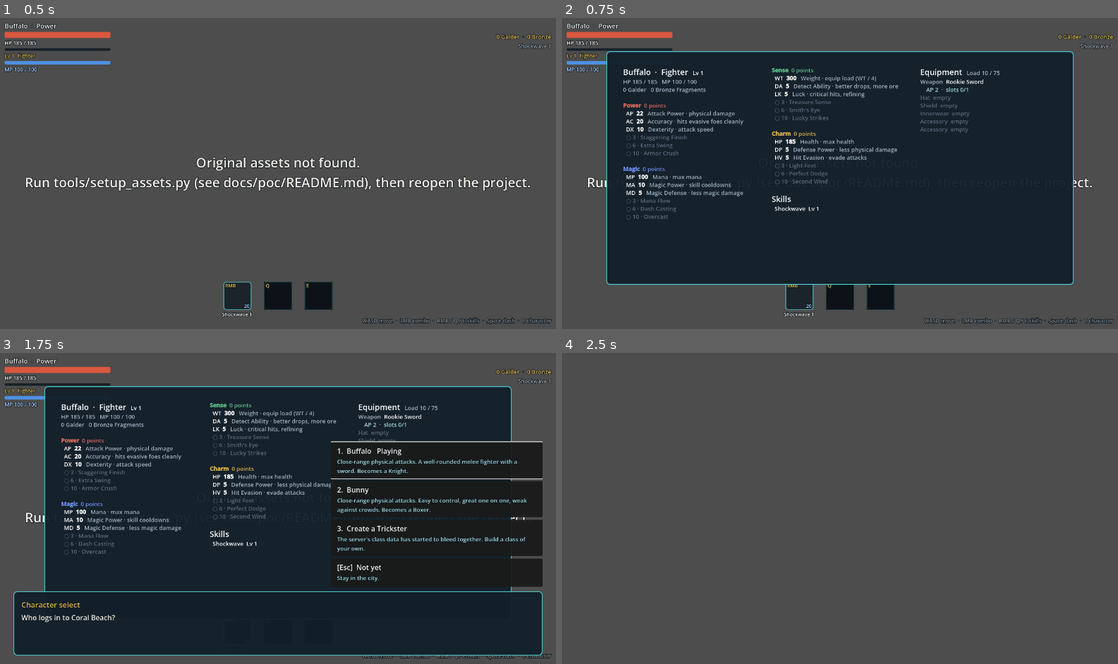
Above: before the commit, frames 1-4 (two rows, left to right).
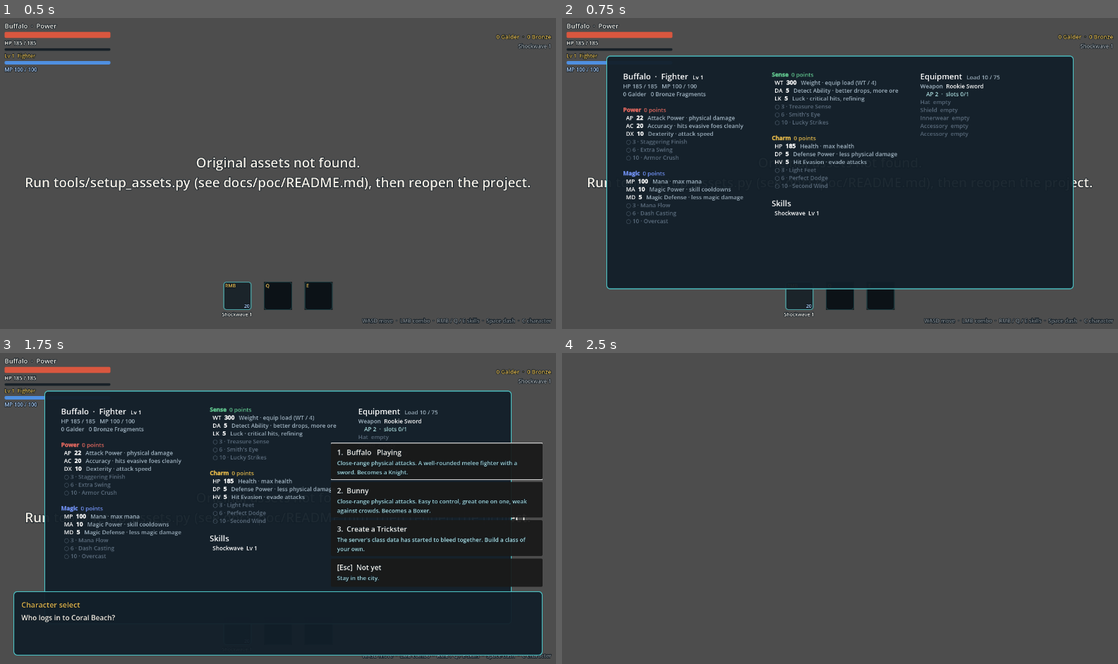
Above: after the commit, the same moments.

Repository: khaledchoucri/tricksterGodot
Game: Godot game, scene res://tests/ui_audit.tscn
The game is run twice, just before and just after one commit, with the same random seed, the same clock (stepped at 60 frames per second) and the same inputs. This scene is started directly instead of the project's main scene.
Inputs (mouse positions are in pixels of both pictures, inside the frame that each line leads up to):
- Up to frame 1 (0.5 s): no input
- Up to frame 2 (0.75 s): tap Enter (ui_accept) at 0.5 s; move the mouse to (962, 157) at 0.52 s; hold D (move_right) from 0.53 s (still down); hold C (character) from 0.53 s (still down); click (962, 157) at 0.67 s
- Up to frame 3 (1.75 s): tap Enter (ui_accept) at 0.77, 1.25 s; release D (move_right) at 1.25 s; release C (character) at 1.25 s; drag from (166, 524) to (250, 570) at 1.27 s
- Up to frame 4 (2.5 s): move the mouse to (895, 436) at 2.02 s; hold D (move_right) from 2.03 s (still down); hold C (character) from 2.03 s (still down)

Frame 1 is identical in both runs. In frame 2, 9.3% of the frame differs, in the area x 7-93%, y 10-88%; in frame 3, 9.4%, in the area x 7-98%, y 10-67%; in frame 4, nothing differs.
Error in both runs: Cannot call method 'set_physics_process' on a null value. (res://scripts/hub.gd:185)

Commit message:
Fix tall pick rows, double room clears, results over open picks
- Pick and menu rows are sized from their fonts at a fixed width when
  created. They used to grow to whatever the layout measured a frame later;
  one measurement before the labels had their width left rows hundreds of
  pixels tall (seen in the editor's embedded game view).
- Several deaths at once (a boss taking its summons) each advanced the
  wave, so a room could clear twice: the run's win ran twice and the results
  screen opened over the legendary drop's pick. One advance per wave now,
  and _win runs once. In normal rooms this could also skip a wave.
- Results panel is opaque and closes any open pick.
- Character sheet and system log fit narrow, unscaled windows.
- UI audit takes size=WxH and noscale (no stretch, like the embedded game
  view), checks rows fit their text, and skips deliberately trimmed labels.
  Clean at 1280x720, 839x780, 1920x1080, 1024x600 and 839x863 unscaled.

Co-Authored-By: Claude Opus 5.5 <noreply@anthropic.com>

Diff:
--- a/scenes/boss_mole.tscn
+++ b/scenes/boss_mole.tscn
@@ -1,25 +1,25 @@
-[gd_scene load_steps=5 format=3]
+[gd_scene format=3 uid="uid://cotbanfplcc1u"]
 
-[ext_resource type="Script" path="res://scripts/boss_mole.gd" id="1_boss"]
-[ext_resource type="Script" path="res://scripts/actor_sprite.gd" id="2_sprite"]
-[ext_resource type="Script" path="res://scripts/fx/health_bar.gd" id="3_bar"]
+[ext_resource type="Script" uid="uid://dy88dbew14xnc" path="res://scripts/boss_mole.gd" id="1_boss"]
+[ext_resource type="Script" uid="uid://j20yybbccj6p" path="res://scripts/actor_sprite.gd" id="2_sprite"]
+[ext_resource type="Script" uid="uid://cfiknaqcc4tce" path="res://scripts/fx/health_bar.gd" id="3_bar"]
 
 [sub_resource type="CircleShape2D" id="CircleShape2D_body"]
 resource_local_to_scene = true
 radius = 24.0
 
-[node name="BossMole" type="CharacterBody2D"]
+[node name="BossMole" type="CharacterBody2D" unique_id=1252074700]
 collision_layer = 4
 collision_mask = 15
 script = ExtResource("1_boss")
 
-[node name="Shape" type="CollisionShape2D" parent="."]
+[node name="Shape" type="CollisionShape2D" parent="." unique_id=21284246]
 shape = SubResource("CircleShape2D_body")
 
-[node name="Sprite" type="AnimatedSprite2D" parent="."]
+[node name="Sprite" type="AnimatedSprite2D" parent="." unique_id=1309568396]
 script = ExtResource("2_sprite")
 
-[node name="HealthBar" type="Node2D" parent="."]
+[node name="HealthBar" type="Node2D" parent="." unique_id=1609185647]
 z_index = 25
 position = Vector2(0, 10)
 script = ExtResource("3_bar")
--- a/scripts/game.gd
+++ b/scripts/game.gd
@@ -788,6 +788,8 @@
 
 
 func _win() -> void:
+	if phase == Phase.WON:
+		return
 	phase = Phase.WON
 	Run.won = true
 	Run.shards += 2
--- a/scripts/hud.gd
+++ b/scripts/hud.gd
@@ -134,6 +134,11 @@
 	l.add_theme_font_size_override("font_size", 13)
 	l.add_theme_color_override("font_color", color)
 	var box: VBoxContainer = %LogBox
+	# Keep clear of the centred skill bar on narrow screens.
+	var room := (get_viewport().get_visible_rect().size.x - (%SlotBar as Control).size.x) / 2.0 - 36.0
+	box.size.x = clampf(room, 220.0, 460.0)
+	l.text_overrun_behavior = TextServer.OVERRUN_TRIM_ELLIPSIS
+	l.clip_text = true
 	box.add_child(l)
 	while box.get_child_count() > LOG_LINES:
 		box.get_child(0).free()
@@ -201,9 +206,8 @@
 		_pick_buttons.append(option)
 	footer.visible = footer.get_child_count() > 0
 	pick_panel.visible = true
+	_fit_pick_panel()
 	await get_tree().process_frame
-	for b in _pick_buttons:
-		b.fit()
 	_fit_pick_panel()
 	(%PickScroll as ScrollContainer).scroll_vertical = 0
 	for b in _pick_buttons:
@@ -308,4 +312,10 @@
 	t += "[/table]\n\n[color=#9fb2c0]Cards[/color]  %s\n[color=#9fb2c0]Gear[/color]  %s" % [
 		", ".join(cards) if cards.size() else "none", ", ".join(gear) if gear.size() else "none"]
 	%ResultsBody.text = t
+	pick_panel.visible = false
+	var sb := results_panel.get_theme_stylebox("panel")
+	if sb is StyleBoxFlat and (sb as StyleBoxFlat).bg_color.a < 1.0:
+		var solid := (sb as StyleBoxFlat).duplicate() as StyleBoxFlat
+		solid.bg_color.a = 1.0
+		results_panel.add_theme_stylebox_override("panel", solid)
 	results_panel.visible = true
--- a/scripts/room.gd
+++ b/scripts/room.gd
@@ -362,6 +362,8 @@
 
 
 func _next_wave() -> void:
+	if _cleared:
+		return
 	wave += 1
 	if wave >= waves.size():
 		_cleared = true
@@ -421,8 +423,11 @@
 			if other.is_hittable():
 				other.take_hit(9999, Vector2.DOWN, 0.0, true)
 	if alive <= 0 and pending <= 0 and not _cleared:
+		# Several deaths at once (a boss taking its summons with it) each get
+		# here; only the first advances the wave.
+		var at_wave := wave
 		await get_tree().create_timer(1.0).timeout
-		if is_inside_tree() and alive <= 0 and pending <= 0:
+		if is_inside_tree() and alive <= 0 and pending <= 0 and wave == at_wave and not _cleared:
 			_next_wave()
 
 
--- a/scripts/ui/character_sheet.gd
+++ b/scripts/ui/character_sheet.gd
@@ -16,7 +16,18 @@
 func toggle() -> void:
 	visible = not visible
 	if visible:
+		_fit()
 		refresh()
+
+
+## Fits the window: narrower screens get narrower columns, not a cut sheet.
+func _fit() -> void:
+	var view := get_viewport().get_visible_rect().size
+	var w := minf(1060.0, view.x - 32.0)
+	var h := minf(530.0, view.y - 120.0)
+	custom_minimum_size = Vector2(w, h)
+	size = custom_minimum_size
+	position = ((view - size) / 2.0).round()
 
 
 func refresh() -> void:
--- a/scripts/ui/dialogue_box.gd
+++ b/scripts/ui/dialogue_box.gd
@@ -68,7 +68,7 @@
 			key += 1
 			b.setup(str(key) if key <= 9 else "", o.title, o.get("tag", ""), o.get("text", ""), o.get("icon"))
 		b.disabled = o.get("disabled", false)
-		b.custom_minimum_size.x = 440.0
+		b.fit(440.0)
 		_solid(b)
 		b.pressed.connect(func() -> void: _chosen.emit(i))
 		_buttons.append(b)
@@ -76,8 +76,6 @@
 	_scroll.offset_bottom = -252.0 if _footer.visible else -180.0
 	_scroll.visible = true
 	await get_tree().process_frame
-	for b in _buttons:
-		b.fit()
 	if _footer.visible:
 		_footer.offset_top = _footer.offset_bottom - _footer.get_combined_minimum_size().y
 		_scroll.offset_bottom = _footer.offset_top - 6.0
--- a/scripts/ui/pick_option.gd
+++ b/scripts/ui/pick_option.gd
@@ -16,13 +16,25 @@
 	icon_rect.texture = icon_tex
 	icon_rect.visible = icon_tex != null
 	(%Text as Control).offset_right = -ICON_ROOM if icon_tex else -14.0
-	# Grow for bodies longer than one line.
-	custom_minimum_size.y = maxf(custom_minimum_size.y, 46.0 + LINE_HEIGHT * text.count("
-") + LINE_HEIGHT)
+	fit(custom_minimum_size.x)
 
 
-## Grows to fit wrapped text once laid out at its real width.
-func fit() -> void:
-	var need := (%Text as Control).get_combined_minimum_size().y + 16.0
-	if need > custom_minimum_size.y:
-		custom_minimum_size.y = need
+## Sizes the row for its text wrapped at `width`. Measured from the fonts,
+## not from layout (which may not have run yet, and once made rows huge).
+func fit(width: float) -> void:
+	var text_w := width - 14.0 - (ICON_ROOM if (%Icon as Control).visible else 14.0)
+	var gap := float((%Text as VBoxContainer).get_theme_constant("separation"))
+	var h := _text_height(%Head, text_w) + gap + _text_height(%Body, text_w) + 18.0
+	custom_minimum_size = Vector2(width, maxf(64.0, ceilf(h)))
+
+
+static func _text_height(l: Label, width: float) -> float:
+	if l.text == "":
+		return 0.0
+	var font := l.get_theme_font("font")
+	var size := l.get_theme_font_size("font_size")
+	var lines := l.text.split("\n")
+	var h := 0.0
+	for line in lines:
+		h += font.get_multiline_string_size(line if line != "" else " ", HORIZONTAL_ALIGNMENT_LEFT, width, size).y
+	return h + float(l.get_theme_constant("line_spacing")) * (lines.size() - 1)
--- a/tests/ui_audit.gd
+++ b/tests/ui_audit.gd
@@ -14,10 +14,17 @@
 
 
 func _ready() -> void:
-	get_window().size = Vector2i(1280, 720)
+	var size := Vector2i(1280, 720)
 	for a in OS.get_cmdline_user_args():
 		if a.begins_with("out="):
 			out = a.substr(4)
+		elif a == "noscale":
+			get_window().content_scale_mode = Window.CONTENT_SCALE_MODE_DISABLED
+		elif a.begins_with("size="):
+			var wh := a.substr(5).split("x")
+			size = Vector2i(int(wh[0]), int(wh[1]))
+	get_window().size = size
+	print("window %s, viewport %s" % [size, get_viewport().get_visible_rect().size])
 	DirAccess.make_dir_recursive_absolute(out)
 	Profile.use_path("user://ui_audit_profile.json", true)
 	_run.call_deferred()
@@ -54,11 +61,21 @@
 			continue  # scrolled content may extend past; its scroll area is checked
 		if not view.encloses(r):
 			problems.append("%s: %s is off screen (%s)" % [screen, _path(c), r])
+		if c is PickOption:
+			var need := 18.0
+			for l: Label in [c.get_node("%Head"), c.get_node("%Body")]:
+				if l.text != "":
+					need += l.get_line_count() * l.get_line_height() + 4.0
+			if c.size.y > need + 36.0:
+				problems.append("%s: %s is %d px tall for %d px of text" % [screen, _path(c), c.size.y, need])
+			elif c.size.y < need - 6.0:
+				problems.append("%s: %s cuts its text (%d px for %d)" % [screen, _path(c), c.size.y, need])
 		if c is RichTextLabel and not (c as RichTextLabel).scroll_active and not (c as RichTextLabel).fit_content 				and (c as RichTextLabel).get_content_height() > c.size.y + 2.0:
 			problems.append("%s: text cut off at the bottom of %s" % [screen, _path(c)])
 		if c is RichTextLabel and (c as RichTextLabel).scroll_active and (c as RichTextLabel).get_content_height() > c.size.y + 2.0:
 			print("note  %s: %s scrolls (%d of %d px shown)" % [screen, _path(c), c.size.y, (c as RichTextLabel).get_content_height()])
-		if c is Label and (c as Label).clip_text and (c as Label).text != "":
+		var trimmed := c is Label and (c as Label).text_overrun_behavior != TextServer.OVERRUN_NO_TRIMMING
+		if c is Label and (c as Label).clip_text and (c as Label).text != "" and not trimmed:
 			var l := c as Label
 			var w := l.get_theme_font("font").get_string_size(l.text, HORIZONTAL_ALIGNMENT_LEFT, -1,
 				l.get_theme_font_size("font_size")).x
